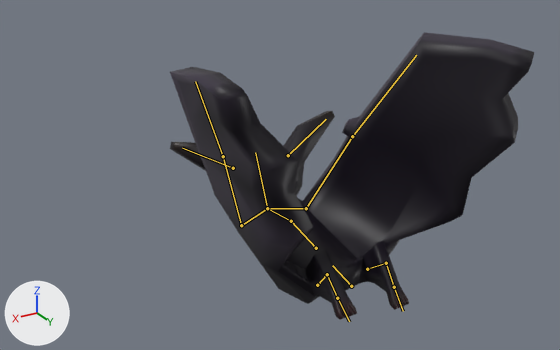
Two versions of the glTF model assets/models/batlowpoly.glb, one commit apart.
One viewpoint serves both versions: a camera (50 mm lens) standing at (1.7, 2.25, 1.86) and looking at (0.1, -0.41, 0.53). The axes (+X, +Y, +Z) are drawn at lower left. The lights are the same throughout. The first picture is the older version. Both versions are drawn at frame 8 of the action 'fly'; the numbers are the values there. The bones that bend it are drawn over the model as lines.

The first picture shows 'BatMuenApply'.
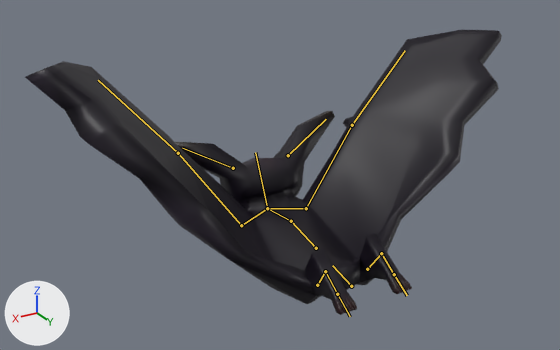
The change, as a list of edits to the scene's bpy script:
```text
Change bone_arm1_l:
    where bone_arm1_l = bpy.data.objects['Armature'].pose.bones['arm1.l']  # child of 'sholder.l'
    bone_arm1_l.rotation_quaternion: (0.839, -0.539, 0.002, -0.072) -> (0.898, -0.396, -0.019, 0.193)  # degrees (-65, -4, -7) -> degrees (-46, 7, 21)
Change bone_arm1_r:
    where bone_arm1_r = bpy.data.objects['Armature'].pose.bones['arm1.r']  # child of 'sholder.r'
    bone_arm1_r.rotation_quaternion: (0.748, -0.579, 0.314, -0.077) -> (0.925, -0.342, 0.016, -0.167)  # degrees (-82, 22, -31) -> degrees (-40, -5, -19)
Change bone_leg_l:
    where bone_leg_l = bpy.data.objects['Armature'].pose.bones['leg.l']  # child of 'Bone'
    bone_leg_l.rotation_quaternion: (0.864, 0.0, 0.053, 0.501) -> (0.839, 0.0, 0.058, 0.542)  # degrees (3, 5, 60) -> degrees (4, 6, 66)
Change bone_leg_r:
    where bone_leg_r = bpy.data.objects['Armature'].pose.bones['leg.r']  # child of 'Bone'
    bone_leg_r.rotation_quaternion: (0.916, 0.0, -0.043, -0.399) -> (0.833, 0.0, -0.059, -0.55)  # degrees (2, -4, -47) -> degrees (4, -6, -67)
```

Location of each change, [x1, y1, x2, y2] in pixels of the pictures (560 x 350 px):
'BatMuenApply', posed (31% wider)
    before: [170, 32, 534, 320]
    after: [25, 30, 502, 315]
bone 'arm1.l', root to tip
    before: (241, 225) to (223, 156)
    after: (241, 225) to (178, 153)
bone 'arm1.r', root to tip
    before: (306, 208) to (352, 136)
    after: (306, 208) to (352, 125)
bone 'leg.l', root to tip
    before: (317, 285) to (327, 274)
    after: (317, 285) to (325, 271)
bone 'leg.r', root to tip
    before: (367, 269) to (386, 263)
    after: (367, 269) to (381, 253)
